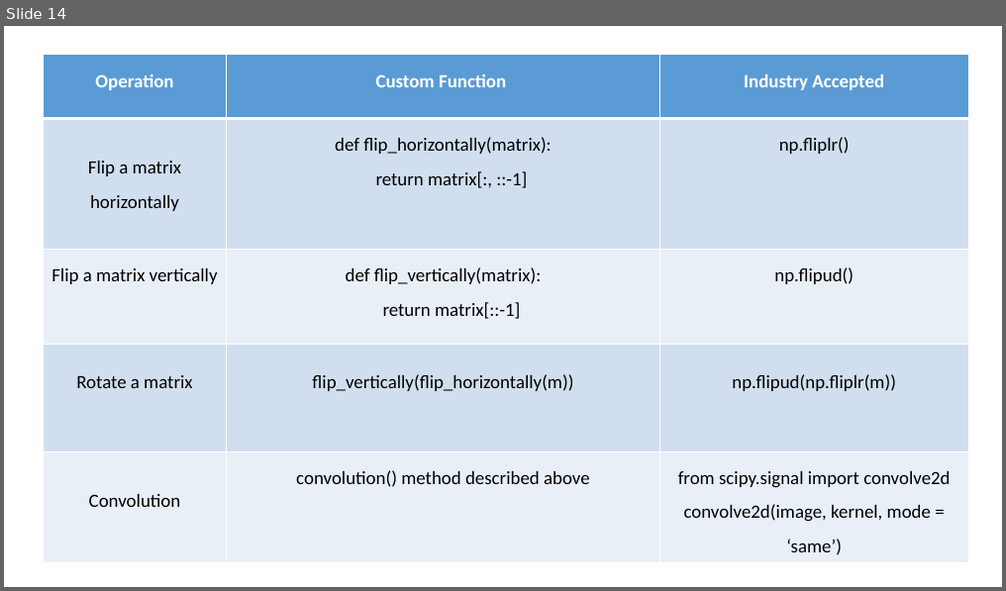
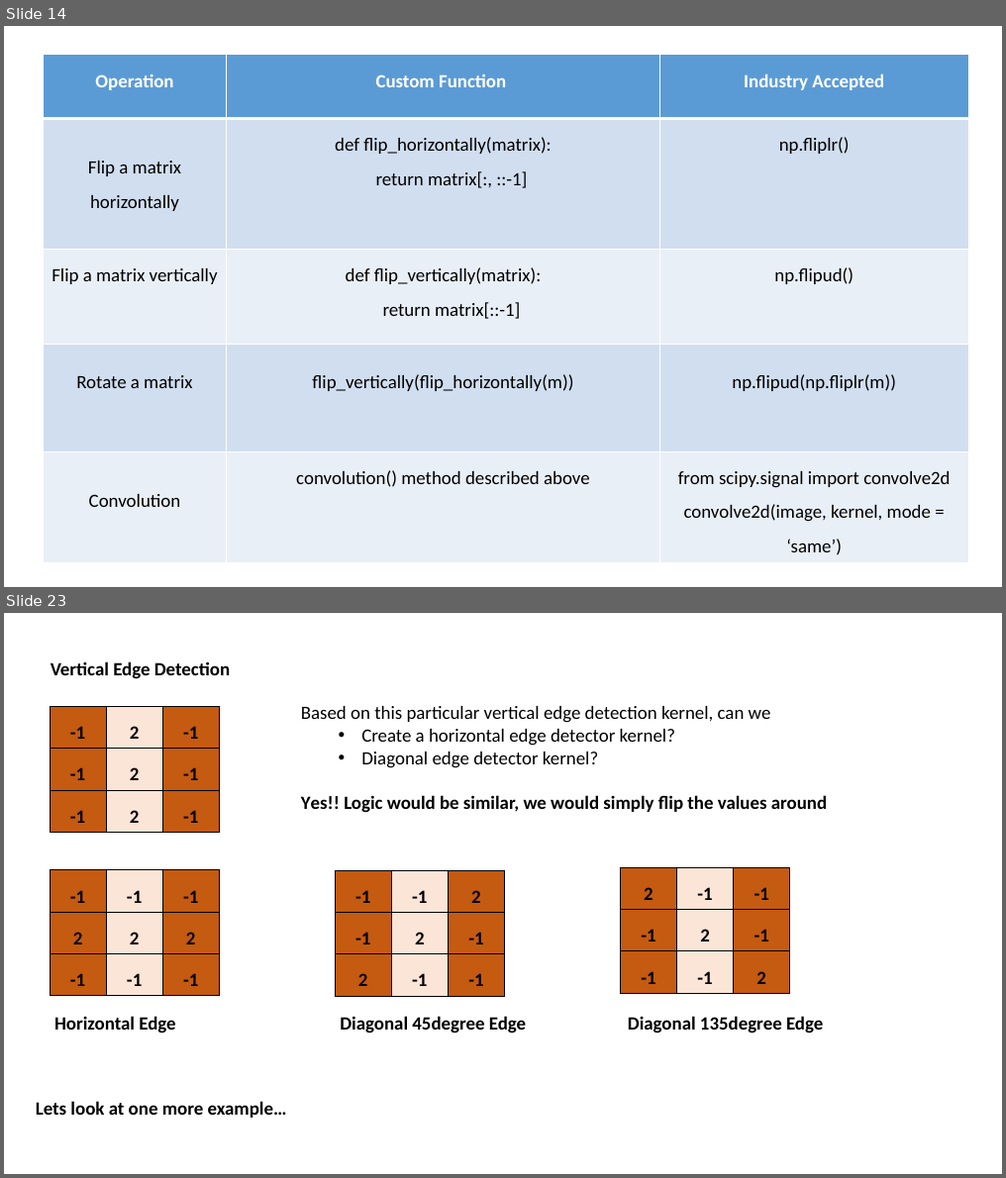
Before and after one commit to in-tandem/real_world_use_cases_1, a slide deck: images_playground/Convolution.pptx. Shown one above the other, each under a label of ours: slide 14 before the commit, slides 14 and 23 after it; the slides between them are not shown. The pictures are 1006x591 and 1006x1178 pixels, drawn with LibreOffice and Linux fonts; fonts in the diff are those of the drawing. Boxes give left, top, right and bottom in pixels: in the first picture for what was removed or moved away, otherwise in the second. Text is boxed around its words. In the diff, an @@ line names an element or a change of style, - is before the commit and + after.

```diff
--- a/images_playground/Convolution.pptx
+++ b/images_playground/Convolution.pptx
@@ slide 23 added at <box>4,613,1002,1174</box>, background #FFFFFF @@
@@ text added at <box>51,662,230,679</box>, 18 pt, text #000000, bold @@
+Vertical Edge Detection
@@ table added at <box>50,707,221,833</box>, 3 rows, 3 columns @@
+-1 | 2 | -1
+-1 | 2 | -1
+-1 | 2 | -1
@@ text added at <box>301,706,827,813</box>, 18 pt, text #000000 @@
+Based on this particular vertical edge detection kernel, can we
+  • Create a horizontal edge detector kernel?
+  • Diagonal edge detector kernel?
+Yes!! Logic would be similar, we would simply flip the values around
@@ table added at <box>50,870,221,996</box>, 3 rows, 3 columns @@
+-1 | -1 | -1
+2 | 2 | 2
+-1 | -1 | -1
@@ table added at <box>335,870,506,996</box>, 3 rows, 3 columns @@
+-1 | -1 | 2
+-1 | 2 | -1
+2 | -1 | -1
@@ table added at <box>620,867,791,993</box>, 3 rows, 3 columns @@
+2 | -1 | -1
+-1 | 2 | -1
+-1 | -1 | 2
@@ text added at <box>54,1016,175,1034</box>, 18 pt, text #000000, bold @@
+Horizontal Edge
@@ text added at <box>340,1016,526,1034</box>, 18 pt, text #000000, bold @@
+Diagonal 45degree Edge
@@ text added at <box>628,1016,823,1034</box>, 18 pt, text #000000, bold @@
+Diagonal 135degree Edge
@@ text added at <box>36,1101,287,1118</box>, 18 pt, text #000000, bold @@
+Lets look at one more example…
```
Also in this commit, not shown: 1 slide changed, 11 other slides added, 13 other files.
